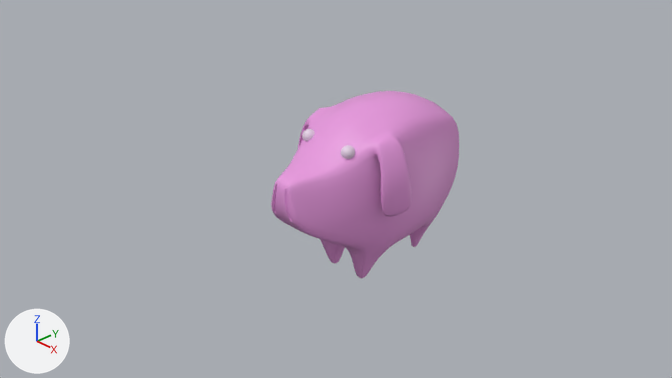
The Blender file blender/BEEGBEEGMOMMA1.blend: old version first, new version second.
Before and after are seen from the file's camera 'Camera'. Lighting does not change. The marker at lower left points along +X, +Y and +Z.

The scene before the commit, as lines of its bpy script (objects in view):
```python
mat_material = principled_material('Material')
mat_material.base_color = (0.8, 0.313, 0.725)  # pink #e798dd
mat_material_001 = principled_material('Material.001')
mat_material_001.base_color = (0.787, 0.649, 0.8)  # white #e5d3e7
me_cube = bpy.data.meshes.new('Cube')
me_cube.from_pydata(...)  # 7038 vertices, 7032 faces; spans x -0.88..0.88, y -0.86..1.99, z -1.3..0.93
# faces by material slot: [3064, 3968]
me_cube.materials.append(mat_material)  # pink #e798dd
me_cube.materials.append(mat_material_001)  # white #e5d3e7
ob_cube = bpy.data.objects.new('Cube', me_cube)
ob_cube.location = (0.0, 0.0, 0.0)
```
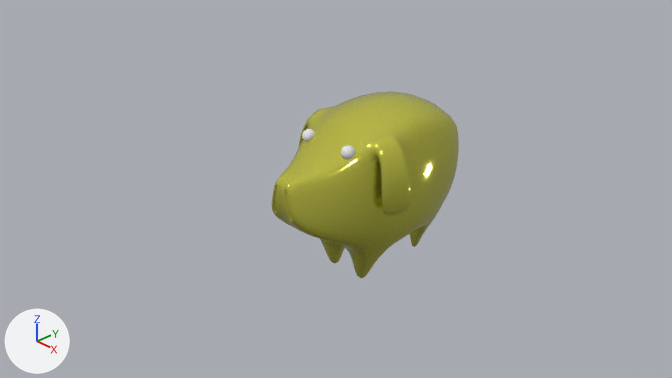
Where the change shows, as pixel boxes [x1, y1, x2, y2] in the pictures (672 x 378 px):
'Cube', recoloured, surface changed (pink to yellow)
    both: [271, 91, 459, 278]

The change, as a diff of the scene's bpy script:
```diff
--- a/blender/BEEGBEEGMOMMA1.blend.py
+++ b/blender/BEEGBEEGMOMMA1.blend.py
@@ mat_material @@
 mat_material = principled_material('Material')
-mat_material.base_color = (0.8, 0.313, 0.725)  # pink #e798dd
+mat_material.base_color = (0.8, 0.792, 0.107)  # yellow #e7e65c
+mat_material.metallic = 0.815
+mat_material.roughness = 0.0582
@@ mat_material_001 @@
-mat_material_001 = principled_material('Material.001')
-mat_material_001.base_color = (0.787, 0.649, 0.8)  # white #e5d3e7
+mat_material_001 = diffuse_material('Material.001')
+mat_material_001.base_color = (0.8, 0.8, 0.8)  # white #e7e7e7
```
